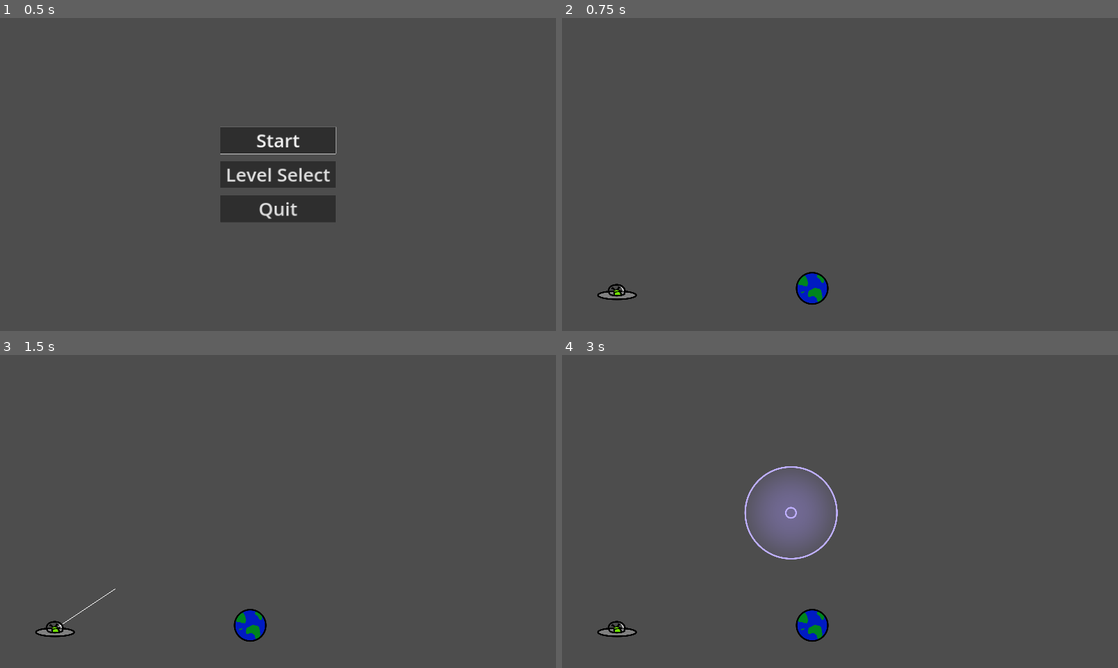
Above: before the commit, frames 1-4 (two rows, left to right).
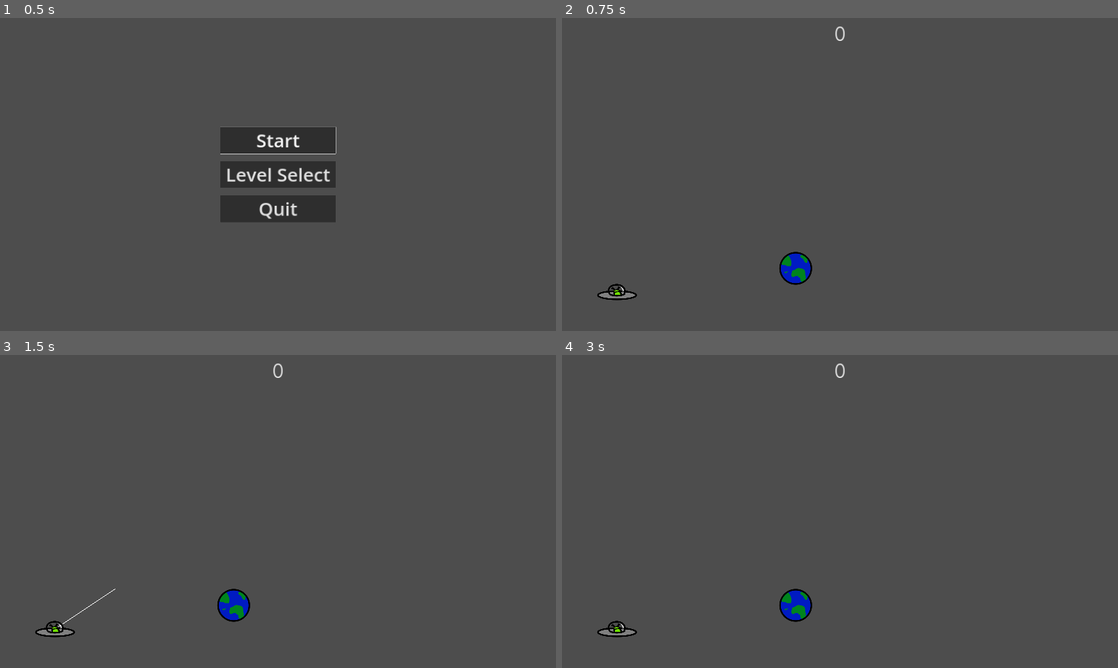
Above: after the commit, the same moments.

Repository: Afterglow375/godot_jam_03
Game: Godot game, scene res://scenes/ui/menu.tscn
Two runs of this game, one before a commit and one after it. Both use one fixed random seed, a clock stepped at 60 frames per second and the inputs below.
Inputs (mouse positions are in pixels of both pictures, inside the frame that each line leads up to):
- Up to frame 1 (0.5 s): no input
- Up to frame 2 (0.75 s): click "Start" at 0.5 s
- Up to frame 3 (1.5 s): tap Enter at 1.25 s; drag from (55, 630) to (333, 442) at 1.27 s
- Up to frame 4 (3 s): drag from (728, 527) to (617, 630) at 2.02 s; move the mouse to (895, 442) at 2.77 s; tap R at 2.85 s; click (895, 442) at 2.92 s

Frame 1 is identical in both runs. In frame 2, 0.9% of the frame differs, in the area x 39-51%, y 2-92%; in frame 3, 0.9%; in frame 4, 4.5%, in the area x 32-51%, y 2-92%.

Commit message:
Added score to level_one

Diff:
--- a/scenes/levels/level_one.tscn
+++ b/scenes/levels/level_one.tscn
@@ -1,6 +1,7 @@
-[gd_scene load_steps=6 format=3 uid="uid://bv7v1282myvla"]
+[gd_scene load_steps=7 format=3 uid="uid://bv7v1282myvla"]
 
 [ext_resource type="PackedScene" uid="uid://ctfq16ucdtgys" path="res://scenes/entities/spaceship.tscn" id="1_5j86u"]
+[ext_resource type="Script" path="res://scripts/systems/level.gd" id="1_yjnxe"]
 [ext_resource type="PackedScene" uid="uid://861gfsuj7lom" path="res://scenes/entities/earth.tscn" id="2_8coyu"]
 
 [sub_resource type="PhysicsMaterial" id="PhysicsMaterial_cpj0v"]
@@ -14,12 +15,13 @@
 size = Vector2(78.4575, 2160)
 
 [node name="Main" type="Node"]
+script = ExtResource("1_yjnxe")
 
 [node name="Spaceship" parent="." instance=ExtResource("1_5j86u")]
 position = Vector2(380, 1891)
 
 [node name="Earth" parent="." instance=ExtResource("2_8coyu")]
-position = Vector2(1728, 1866)
+position = Vector2(1614, 1728)
 linear_damp = 1.0
 
 [node name="ColorRect" type="ColorRect" parent="."]
--- /dev/null
+++ b/scenes/levels/level_template.tscn
@@ -0,0 +1,6 @@
+[gd_scene load_steps=2 format=3 uid="uid://iveh5oun3olb"]
+
+[ext_resource type="Script" path="res://scripts/systems/level.gd" id="1_yjnxe"]
+
+[node name="Main2" type="Node"]
+script = ExtResource("1_yjnxe")
--- /dev/null
+++ b/scenes/ui/HUD.tscn
@@ -0,0 +1,21 @@
+[gd_scene load_steps=3 format=3 uid="uid://ta2p14py4etx"]
+
+[ext_resource type="FontFile" uid="uid://bcf67jwh7668c" path="res://assets/InterTight-Light.ttf" id="1_c3jpv"]
+[ext_resource type="Script" path="res://scripts/ui/hud.gd" id="1_yjnxe"]
+
+[node name="HUD" type="CanvasLayer"]
+script = ExtResource("1_yjnxe")
+
+[node name="ScoreLabel" type="Label" parent="."]
+anchors_preset = 5
+anchor_left = 0.5
+anchor_right = 0.5
+offset_top = 30.0
+offset_right = 1.0
+offset_bottom = 185.0
+grow_horizontal = 2
+theme_override_fonts/font = ExtResource("1_c3jpv")
+theme_override_font_sizes/font_size = 128
+text = "0"
+horizontal_alignment = 1
+vertical_alignment = 1
--- a/scripts/entities/spaceship.gd
+++ b/scripts/entities/spaceship.gd
@@ -7,10 +7,14 @@
 var line: Line2D
 var current_line_end: Vector2 = Vector2.ZERO
 var drag_started_in_area: bool = false
+var level: Node = null  # Reference to the level
 
 func _ready():
 	line = $Line2D
 	line.clear_points()
+
+	# Store reference to the level
+	level = get_tree().current_scene
 
 func _input_event(viewport, event, shape_idx):
 	if event is InputEventMouseButton:
@@ -52,3 +56,11 @@
 
 		# Launch in the direction of the line with speed based on length
 		projectile.launch(current_line_end.normalized(), speed_multiplier)
+
+		# Increment the score
+		increment_score()
+
+# Add 1 to the score
+func increment_score() -> void:
+	# Use the stored level reference
+	level.add_score(1)
--- a/scripts/systems/game_manager.gd
+++ b/scripts/systems/game_manager.gd
@@ -1,31 +1,15 @@
 extends Node
 
-var current_level_path: String = ""
-var is_current_scene_level: bool = false
+# This is a minimal GameManager that can be expanded for game-wide functionality
+# such as saving/loading, global settings, etc.
 
 func _ready() -> void:
-	# Connect to the tree to detect scene changes
-	get_tree().root.connect("ready", Callable(self, "_on_scene_ready"))
+	pass
 
-func _on_scene_ready() -> void:
-	# Store the current scene path when a new scene is loaded
-	var current_scene = get_tree().current_scene
-	if current_scene and current_scene.scene_file_path:
-		current_level_path = current_scene.scene_file_path
-		# Check if this is a level scene
-		is_current_scene_level = _is_level_scene(current_level_path)
-
-func _input(event: InputEvent) -> void:
-	# Check for the R key press to reset the level, but only in level scenes
-	if event is InputEventKey and event.pressed and event.keycode == KEY_R and is_current_scene_level:
-		reset_level()
-
-func reset_level() -> void:
-	# Reload the current level
-	get_tree().change_scene_to_file(current_level_path)
-
-# Determines if a scene is a level scene based on its path
-func _is_level_scene(scene_path: String) -> bool:
-	if "scenes/levels/" in scene_path:
-		return true
-	return false
+# Add any game-wide functionality here
+# For example:
+# - Global game state
+# - Scene transitions with effects
+# - Save/load system
+# - Global audio management
+# - Achievement tracking
--- /dev/null
+++ b/scripts/systems/level.gd
@@ -0,0 +1,50 @@
+extends Node
+
+var hud_scene = preload("res://scenes/ui/HUD.tscn")
+var hud: CanvasLayer = null
+var score: int = 0
+
+func _ready() -> void:
+	# Add the HUD to this level
+	add_hud()
+
+func _input(event: InputEvent) -> void:
+	# Check for the R key press to reset the level/score
+	if event is InputEventKey and event.pressed and event.keycode == KEY_R:
+		reset_score()
+		reset_level()
+
+# Reset the current level
+func reset_level() -> void:
+	# Reload the current level
+	get_tree().change_scene_to_file(scene_file_path)
+
+# Add the HUD to this level
+func add_hud() -> void:
+	# Check if HUD already exists
+	if hud != null:
+		return
+
+	# Instance the HUD scene
+	hud = hud_scene.instantiate()
+	add_child(hud)
+
+# Update the score and display
+func update_score(new_score: int) -> void:
+	score = new_score
+	update_score_display()
+
+# Add points to the current score
+func add_score(points: int) -> void:
+	score += points
+	update_score_display()
+
+# Reset the score to zero
+func reset_score() -> void:
+	score = 0
+	update_score_display()
+
+# Update the score label
+func update_score_display() -> void:
+	if hud != null:
+		hud.get_node("ScoreLabel").text = str(score)
--- /dev/null
+++ b/scripts/ui/hud.gd
@@ -0,0 +1,20 @@
+extends CanvasLayer
+
+var score: int = 0
+
+func _ready() -> void:
+	update_score_display()
+
+# Update the score and display
+func update_score(new_score: int) -> void:
+	score = new_score
+	update_score_display()
+
+# Add points to the current score
+func add_score(points: int) -> void:
+	score += points
+	update_score_display()
+
+# Update the score label
+func update_score_display() -> void:
+	$ScoreLabel.text = str(score)
Binary file added: assets/InterTight-Light.ttf
Not shown, added: assets/InterTight-Light.ttf.import
